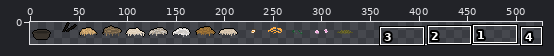
Two versions of one sprite sheet, ASSETS/TEXTURES/FOOD/FOOD.png. The first picture is a wide view before the edit; the outline marks the close-up.
Close-up. Before the edit:
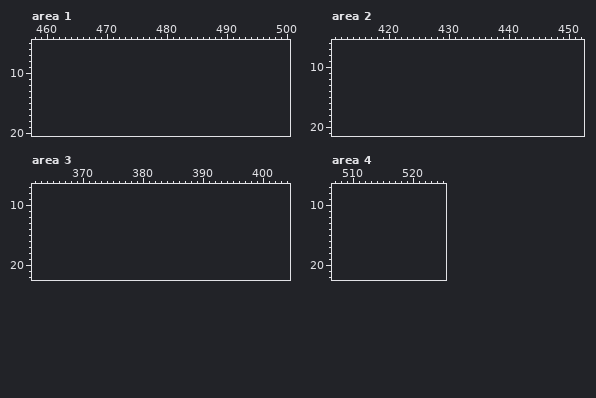
The file is 336x24 pixels. Colours within 5 levels of each other are drawn and written as one. Shown: area 1: x 458..500, y 5..20; area 2: x 411..452, y 6..21; area 3: x 362..404, y 7..22; area 4: x 507..525, y 7..22. The old version is drawn lined up with the new one, on the new canvas. The wide view leaves out empty margins.
And afterwards:
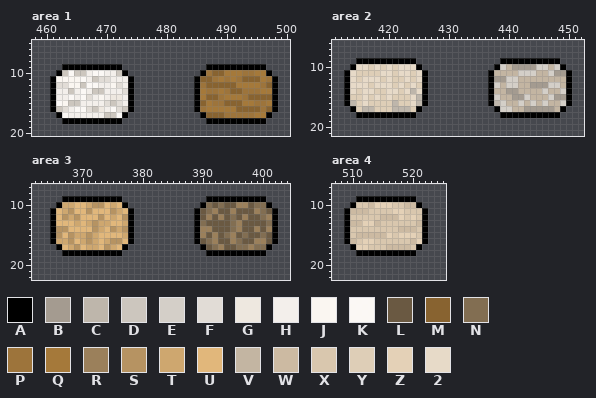
Palette (. is transparent): A #000000  B #a49b90  C #beb6ab  D #ccc6be  E #d4cfc8  F #e1dcd6  G #eee8e0  H #f3efeb  J #faf6f1  K #fffcf8fa  L #6a5942  M #886330  N #826e52  P #9d743b  Q #a5793a  R #9b805b  S #b69362  T #cea76f  U #e1b77b  V #c3b5a2  W #ccbaa2  X #d9c7ae  Y #deceb7  Z #e4d1b7  2 #e7dac8
Diff:
canvas 336x24 -> 528x24
Area 1:
y 9: x 463..472 .......... -> AAAAAAAAAA; x 487..496 .......... -> AAAAAAAAAA
y 10: x 462..473 ............ -> ADKDDHKKHHDA; x 486..497 ............ -> APMMQQQPPQQA
y 11: x 461..474 .............. -> AJJJJKHDFFHHHA; x 485..498 .............. -> AMMPQPQPMMMQPA
y 12: x 461..474 .............. -> AFFJJDKKHHJFHA; x 485..498 .............. -> APMMMMMQQQQPMA
y 13: x 461..474 .............. -> AHHDHKHDDHHHFA; x 485..498 .............. -> AQPPQPMMPPPQQA
y 14: x 461..474 .............. -> AHHKHKFHJHGGHA; x 485..498 .............. -> AQMMPQQQPMMMMA
y 15: x 461..474 .............. -> AKJDDHHHHFDFHA; x 485..498 .............. -> AMQPPMMMQQPPQA
y 16: x 461..474 .............. -> ADFHKKFDGHKFDA; x 485..498 .............. -> APQQQQQMMMMPMA
y 17: x 462..473 ............ -> AKHHHHHHDDKA; x 486..497 ............ -> AMMMPPPPPQQA
y 18: x 463..472 .......... -> AAAAAAAAAA; x 487..496 .......... -> AAAAAAAAAA
Area 2:
y 9: x 415..424 .......... -> AAAAAAAAAA; x 439..448 .......... -> AAAAAAAAAA
y 10: x 414..425 ............ -> A22Y2Y2Y222A; x 438..449 ............ -> AEVBBBBEEVEA
y 11: x 413..426 .............. -> A2YYYY22Y22Y2A; x 437..450 .............. -> AVVVVEEEVVEBBA
y 12: x 413..426 .............. -> A2Y222Y2YY2Y2A; x 437..450 .............. -> ABBEEVVVVVVVVA
y 13: x 413..426 .............. -> A222Y222Y2Y2YA; x 437..450 .............. -> AEVEEVVBBBEEVA
y 14: x 413..426 .............. -> A2Y22YY22Y2C2A; x 437..450 .............. -> AVVBBVVVVEVVEA
y 15: x 413..426 .............. -> AYY2Y2Y2YYY2CA; x 437..450 .............. -> AEVVBBEVVVEBBA
y 16: x 413..426 .............. -> ACY2YYYYCYY2CA; x 437..450 .............. -> ACEVVEVEVEVVEA
y 17: x 414..425 ............ -> AYCCYYYCCCYA; x 438..449 ............ -> AEEVVBBBBBVA
y 18: x 415..424 .......... -> AAAAAAAAAA; x 439..448 .......... -> AAAAAAAAAA
Area 3:
y 9: x 367..376 .......... -> AAAAAAAAAA; x 391..400 .......... -> AAAAAAAAAA
y 10: x 366..377 ............ -> ATTUUTSSUTUA; x 390..401 ............ -> ANLNLLRRLNNA
y 11: x 365..378 .............. -> AUTSUUSUUUSTUA; x 389..402 .............. -> ALNRLLRLLLRNLA
y 12: x 365..378 .............. -> AUSTSUUUSUTUSA; x 389..402 .............. -> ALRLRLNLRLLNRA
y 13: x 365..378 .............. -> AUUUTUTSTTUUTA; x 389..402 .............. -> ANLLLLNRLLLLNA
y 14: x 365..378 .............. -> ASSUUUUSTUSTSA; x 389..402 .............. -> ARRLLLNRLLRLRA
y 15: x 365..378 .............. -> ASUSTTSTUUUUTA; x 389..402 .............. -> ARLRLNRLNLLNLA
y 16: x 365..378 .............. -> ATTSUTSTUTSSUA; x 389..402 .............. -> ALNRLLRNLLRRLA
y 17: x 366..377 ............ -> AUTSUTTUSTUA; x 390..401 ............ -> ALNRLLNNRNNA
y 18: x 367..376 .......... -> AAAAAAAAAA; x 391..400 .......... -> AAAAAAAAAA
Area 4:
y 9: x 511..520 .......... -> AAAAAAAAAA
y 10: x 510..521 ............ -> AXXWZZZXXWWA
y 11: x 509..522 .............. -> AWWWXXXXZZXXXA
y 12: x 509..522 .............. -> AXXXXXWWWZXZXA
y 13: x 509..522 .............. -> AWWZZWXXXXXXWA
y 14: x 509..522 .............. -> AXXXXXXXXWWWXA
y 15: x 509..522 .............. -> AXWWWWWZXZZZXA
y 16: x 509..522 .............. -> AWXZZXXXXXXWZA
y 17: x 510..521 ............ -> AZZXXXWWWWXA
y 18: x 511..520 .......... -> AAAAAAAAAA
